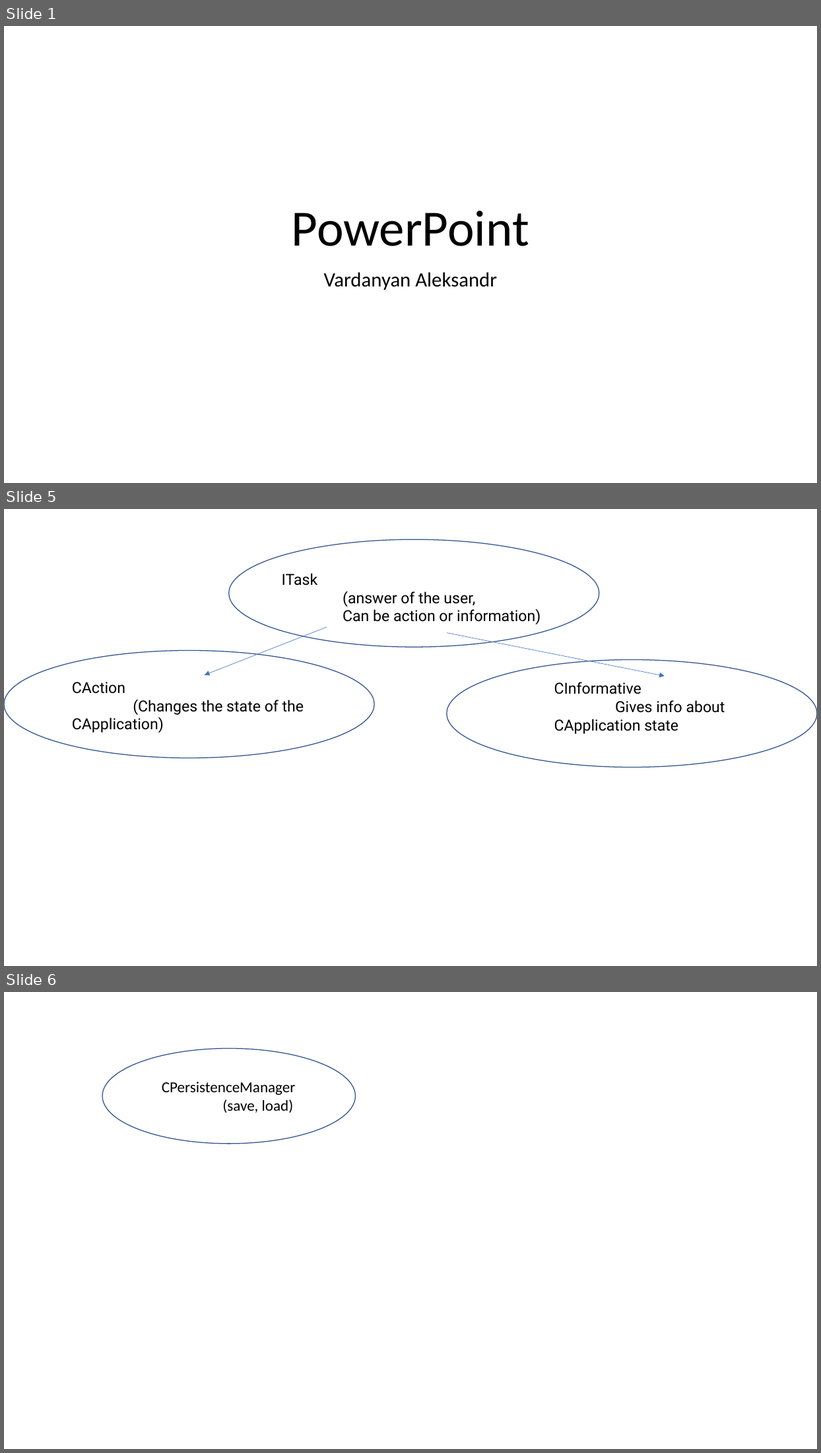
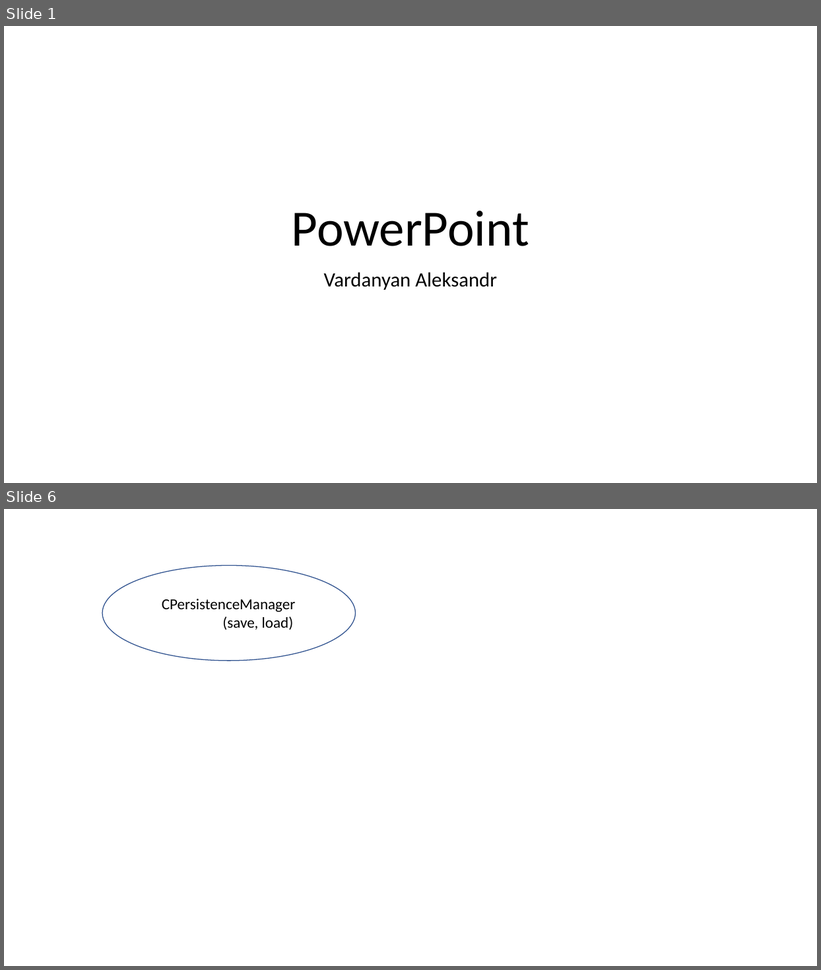
Before and after one commit to VardanyanAlex/PowerPoint, a slide deck: Powerpoint.pptx. Shown one above the other, each under a label of ours: slides 1, 5 and 6 before the commit, slides 1 and 6 after it; the slides between them are not shown. The pictures are 821x1453 and 821x970 pixels, drawn with LibreOffice and Linux fonts; fonts in the diff are those of the drawing. Boxes give left, top, right and bottom in pixels: in the first picture for what was removed or moved away, otherwise in the second. Text is boxed around its words. In the diff, an @@ line names an element or a change of style, - is before the commit and + after.

```diff
--- a/Powerpoint.pptx
+++ b/Powerpoint.pptx
@@ slide 5 removed at <box>4,509,817,966</box>, background #FFFFFF @@
@@ ellipse removed at <box>229,539,599,647</box> @@
@@ text removed at <box>282,573,541,625</box> @@
-ITask
-(answer of the user,
-Can be action or information)
@@ arrow removed from (327, 627) to (205, 675) @@
@@ arrow removed from (447, 633) to (665, 676) @@
@@ ellipse removed at <box>4,650,374,758</box> @@
@@ ellipse removed at <box>447,659,817,767</box> @@
@@ text removed at <box>72,682,304,733</box> @@
-CAction
-(Changes the state of the CApplication)
@@ text removed at <box>554,682,725,734</box> @@
-CInformative
-Gives info about CApplication state
```
Also in this commit, not shown: 3 slides changed, 1 slide added.
